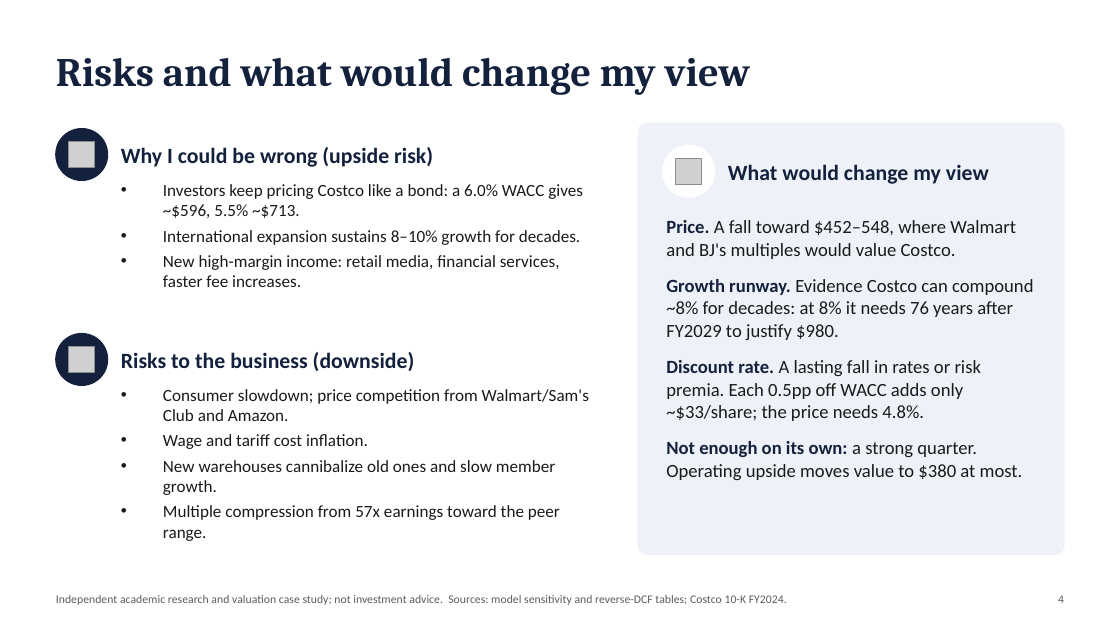
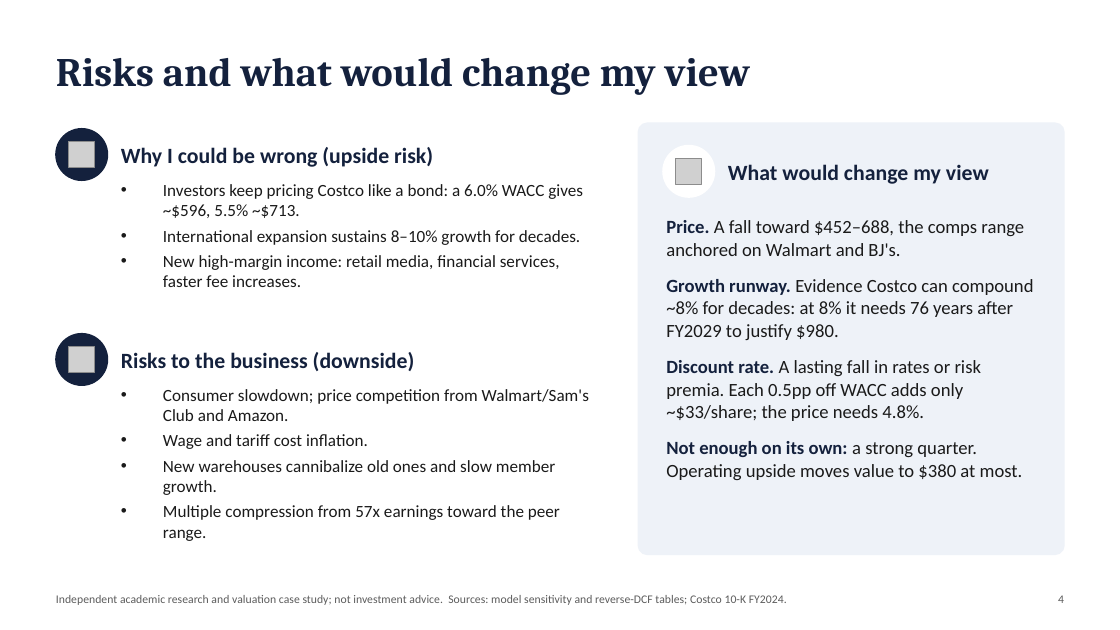
Before and after one commit to pooja003-cloud/costco-equity-research-valuation, a slide deck: slide 4 of outputs/COST_Equity_Research_Deck.pptx. Drawn at 1120x630 pixels with LibreOffice and Linux fonts; fonts in the diff are those of the drawing; grey boxes stand for pictures. Boxes give left, top, right and bottom in pixels: in the first picture for what was removed or moved away, otherwise in the second. Text is boxed around its words. In the diff, an @@ line names an element or a change of style, - is before the commit and + after.

Commit message:
ClaudeFinanceLab reviews 1g, 2 and 3: exit-multiple basis, selected comps range
DCF review (DCF Model Builder):
- Report the implied exit multiple on a FY2029 year-end basis (10.3x); keep 9.9x mid-year
- New WACC x exit-multiple grid (sens_wacc_exit_multiple.csv); price implies 35x FY2029 EBITDA
- Raw-beta cross-check ($351); terminal FCF uplift explained; stub shown both ways
- Excel: year-end multiple, market EV / FY2029 EBITDA, new reconciliation check (ALL OK)

Comps review (Comparable Company Analysis):
- Walmart-alone column; selected range anchored on Tier 1 with Walmart ceiling (~$450-$690)
- EV/Revenue and P/S shown but not used; dollar stores as reference only
- Albertsons/Sprouts/PriceSmart rationale, EBITDAR and DLTR limitations, sum-of-the-parts test

Forecast follow-up: FCF definition (SBC add-back) and interest assumptions added to packet 03.
Memo, deck, football field and README updated. 101 tests pass.

```diff
--- a/outputs/COST_Equity_Research_Deck.pptx
+++ b/outputs/COST_Equity_Research_Deck.pptx
@@ text at (x1=666, y1=220, x2=1024, y2=256): text changed @@
-Price. A fall toward $452–548, where Walmart and BJ's multiples would value Costco.
+Price. A fall toward $452–688, the comps range anchored on Walmart and BJ's.
```
Also in this commit, not shown: 1 other slide changed, 24 other files.
